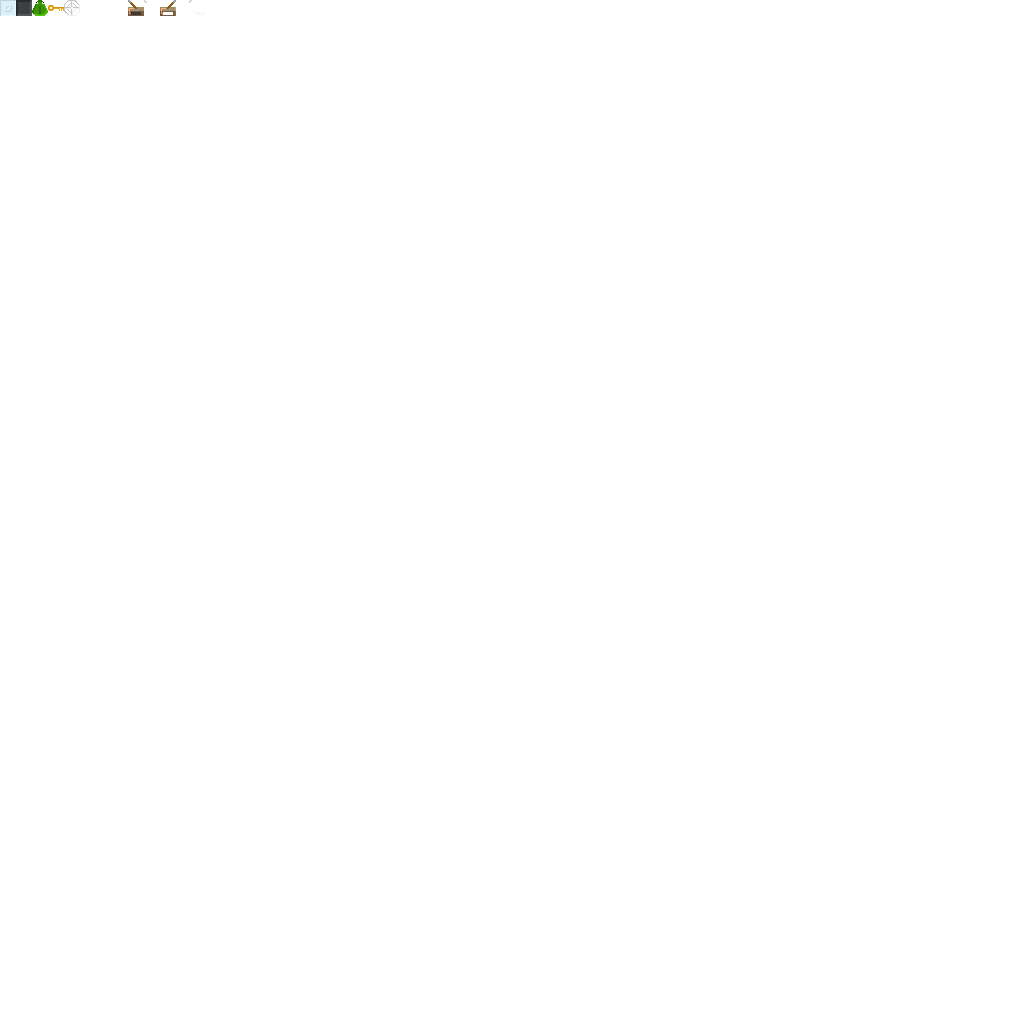
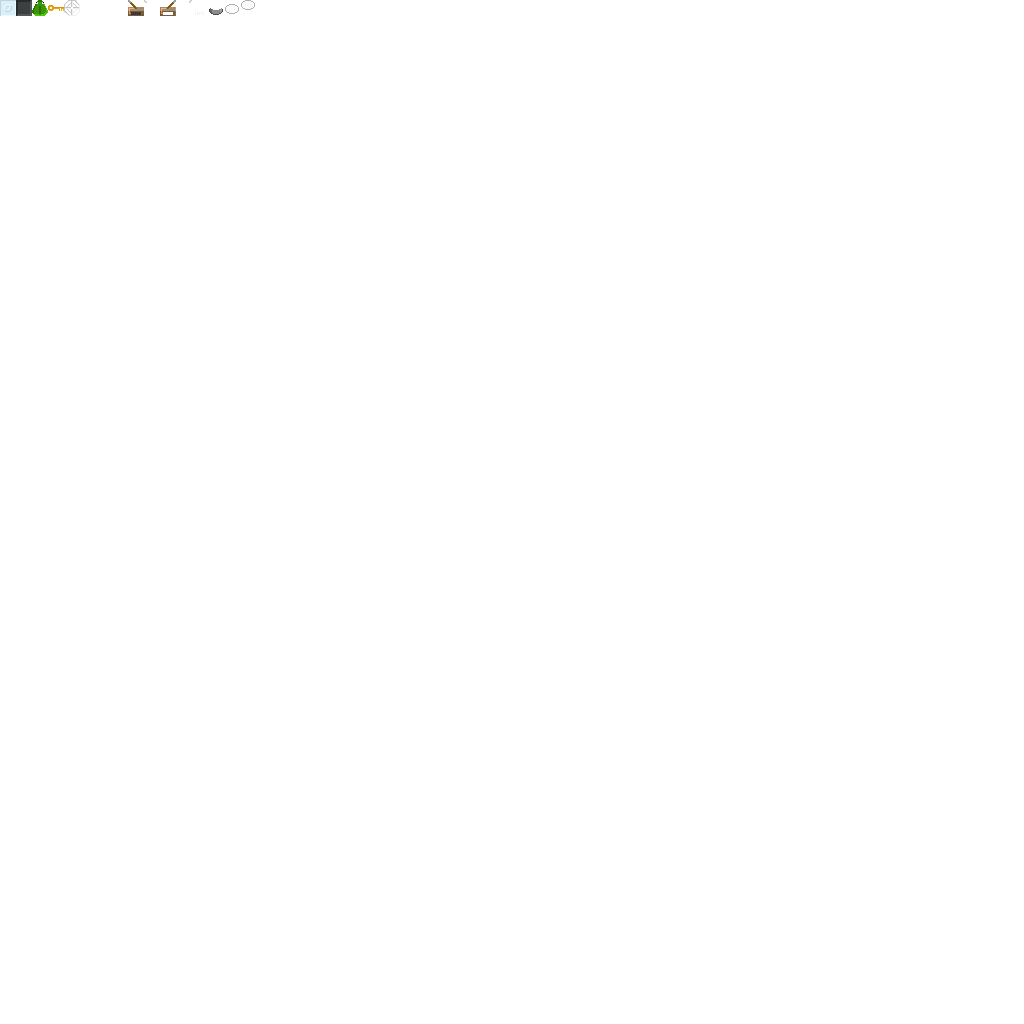
Two versions of the same layered image (1024 x 1024). Layer-by-layer changes:
added layer "Blockade" above "Switch" over box(209, 0, 255, 15)
